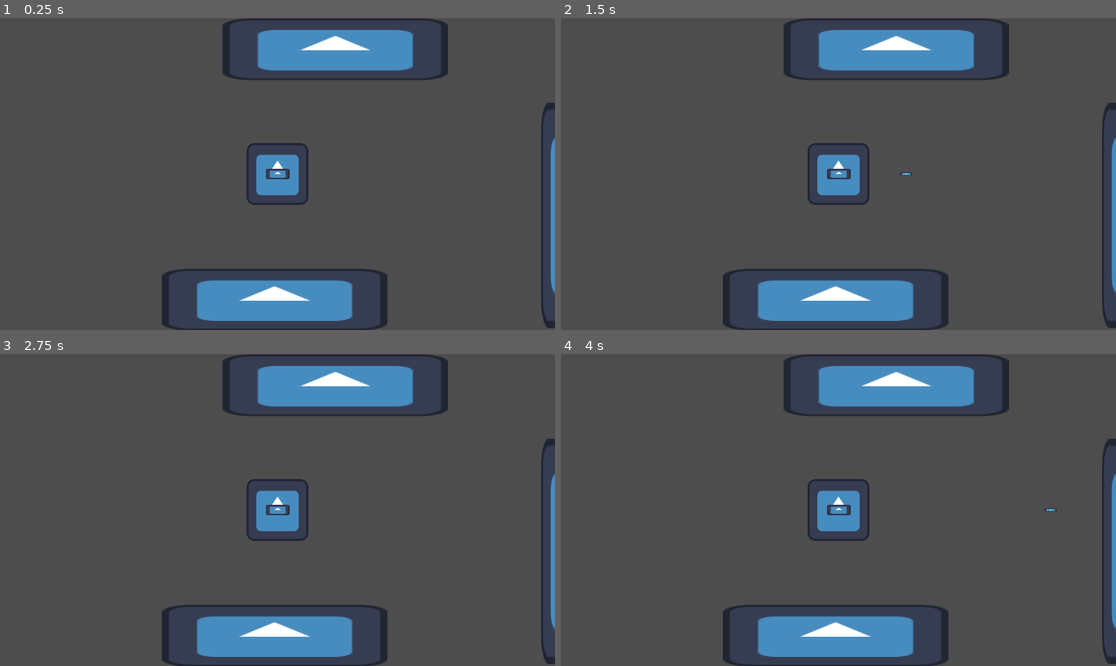
Above: before the commit, frames 1-4 (two rows, left to right).
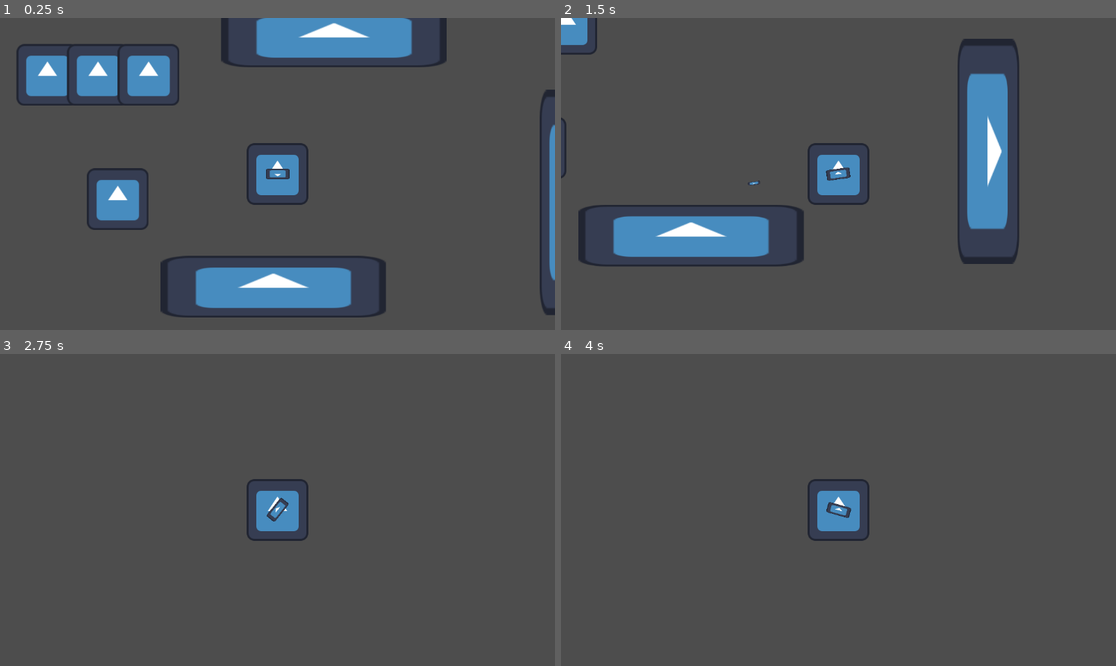
Above: after the commit, the same moments.

Repository: Sn0wy8/Haven
Game: Godot game, scene res://main.tscn
The game is run twice, just before and just after one commit, with the same random seed, the same clock (stepped at 60 frames per second) and the same inputs. The engine's default icon, where the game draws it, is replaced by a stand-in: a white triangle on a blue panel in a dark square.
Inputs (mouse positions are in pixels of both pictures, inside the frame that each line leads up to):
- Up to frame 1 (0.25 s): no input
- Up to frame 2 (1.5 s): tap Enter (ui_accept) at 0.5, 0.77 s; move the mouse to (960, 158) at 0.52 s; hold Right (ui_right) from 0.53 s (still down); click (960, 158) at 0.6 s; move the mouse to (727, 189) at 1.27 s; click (727, 189) at 1.35 s
- Up to frame 3 (2.75 s): tap Enter (ui_accept) at 1.52 s; move the mouse to (333, 441) at 2.02 s; release Right (ui_right) at 2.03 s; hold Left (ui_left) from 2.03 s (still down); click (333, 441) at 2.1 s
- Up to frame 4 (4 s): move the mouse to (810, 572) at 2.77 s; release Left (ui_left) at 2.78 s; hold Right (ui_right) from 2.78 s (still down); click (810, 572) at 2.85 s; tap Enter (ui_accept) at 3.02, 3.5, 3.77 s; move the mouse to (1005, 556) at 3.52 s; click (1005, 556) at 3.6 s

The runs differ from the first frame. In frame 1, 13% of the frame differs, in the area x 3-100%, y 0-100%; in frame 2, 20%, in the area x 0-100%, y 0-100%; in frame 3, 10%; in frame 4, 10%.
Error before the commit: Parse Error: Expected ":" after "if" condition. (res://player.gd:52)
Error after the commit: Attempt to call function 'get_children' in base 'null instance' on a null instance. (res://player.gd:21)

Commit message:
owow

Diff:
--- a/haven/main.tscn
+++ b/haven/main.tscn
@@ -3,6 +3,7 @@
 [ext_resource type="PackedScene" uid="uid://b4locmxaumksb" path="res://player.tscn" id="1_ig7tw"]
 [ext_resource type="PackedScene" uid="uid://ceu31quos2umr" path="res://platform.tscn" id="2_0xm2m"]
 [ext_resource type="PackedScene" uid="uid://b5ki2hegdeobu" path="res://breakable_platform.tscn" id="3_h2yge"]
+[ext_resource type="PackedScene" uid="uid://ccxxmksjypre4" path="res://test damage.tscn" id="4_1bvp3"]
 
 [node name="main" type="Node2D" unique_id=11614573]
 
@@ -22,3 +23,6 @@
 
 [node name="breakable_platform" parent="." unique_id=688448539 instance=ExtResource("3_h2yge")]
 position = Vector2(425, -80)
+
+[node name="MyHitBox" parent="." unique_id=961330234 instance=ExtResource("4_1bvp3")]
+position = Vector2(110, 222)
--- a/haven/player.gd
+++ b/haven/player.gd
@@ -1,6 +1,7 @@
 extends CharacterBody2D
 
 var health = 3
+var hearts_list : Array [TextureRect]
 @onready
 var animations = $animations
 @onready
@@ -15,6 +16,11 @@
 const JUMP_VELOCITY = -15.0
 const FORWARD_DIR = Vector2.RIGHT
 
+func _ready() -> void:
+	var hearts_parents = $CanvasLayer/HBoxContainer
+	for child in hearts_parents.get_children():
+		hearts_list.append(child)
+	print(hearts_list)
 
 func _physics_process(delta: float) -> void:
 	velocity.x = RIGHT_SPEED
@@ -49,4 +55,5 @@
 
 func take_damage(delta: float) -> void:
 	health -= 1
-	if health
+	if health == 0:
+		print("DEAD")
--- a/haven/player.tscn
+++ b/haven/player.tscn
@@ -13,7 +13,6 @@
 
 [node name="player" type="CharacterBody2D" unique_id=1039232777]
 script = ExtResource("1_4flbx")
-gun_hold_distance = null
 
 [node name="Sprite2D" type="Sprite2D" parent="." unique_id=287004726]
 texture = ExtResource("2_onrkg")
@@ -34,3 +33,31 @@
 
 [node name="CollisionShape2D" type="CollisionShape2D" parent="MyHurtBox" unique_id=1876583527]
 shape = SubResource("CircleShape2D_sweqy")
+
+[node name="health_bar" type="CanvasLayer" parent="." unique_id=636274838]
+follow_viewport_enabled = true
+
+[node name="HBoxContainer" type="HBoxContainer" parent="health_bar" unique_id=1091381279]
+offset_right = 40.0
+offset_bottom = 40.0
+
+[node name="heart" type="TextureRect" parent="health_bar/HBoxContainer" unique_id=301551762]
+custom_minimum_size = Vector2(100.005, 0)
+layout_mode = 2
+
+[node name="Sprite2D" type="Sprite2D" parent="health_bar/HBoxContainer/heart" unique_id=1412030868]
+texture = ExtResource("2_onrkg")
+
+[node name="heart2" type="TextureRect" parent="health_bar/HBoxContainer" unique_id=5169624]
+custom_minimum_size = Vector2(100.005, 0)
+layout_mode = 2
+
+[node name="Sprite2D" type="Sprite2D" parent="health_bar/HBoxContainer/heart2" unique_id=1187168442]
+texture = ExtResource("2_onrkg")
+
+[node name="heart3" type="TextureRect" parent="health_bar/HBoxContainer" unique_id=2063688795]
+custom_minimum_size = Vector2(100.005, 0)
+layout_mode = 2
+
+[node name="Sprite2D" type="Sprite2D" parent="health_bar/HBoxContainer/heart3" unique_id=645705561]
+texture = ExtResource("2_onrkg")
--- /dev/null
+++ b/haven/test damage.tscn
@@ -0,0 +1,19 @@
+[gd_scene format=3 uid="uid://ccxxmksjypre4"]
+
+[ext_resource type="Script" uid="uid://c53ev2josjy72" path="res://MyHitBox.gd" id="1_fheb2"]
+[ext_resource type="Texture2D" uid="uid://uelvhslkv8pv" path="res://icon.svg" id="2_ww2e2"]
+
+[sub_resource type="RectangleShape2D" id="RectangleShape2D_gpnuv"]
+size = Vector2(126, 123)
+
+[node name="MyHitBox" type="Area2D" unique_id=961330234]
+script = ExtResource("1_fheb2")
+metadata/_custom_type_script = "uid://c53ev2josjy72"
+
+[node name="CollisionShape2D" type="CollisionShape2D" parent="." unique_id=192173582]
+position = Vector2(36, 34.5)
+shape = SubResource("RectangleShape2D_gpnuv")
+
+[node name="Sprite2D" type="Sprite2D" parent="." unique_id=84657181]
+position = Vector2(36, 36)
+texture = ExtResource("2_ww2e2")
Not shown, added: haven/player.tscn16542201177.tmp
